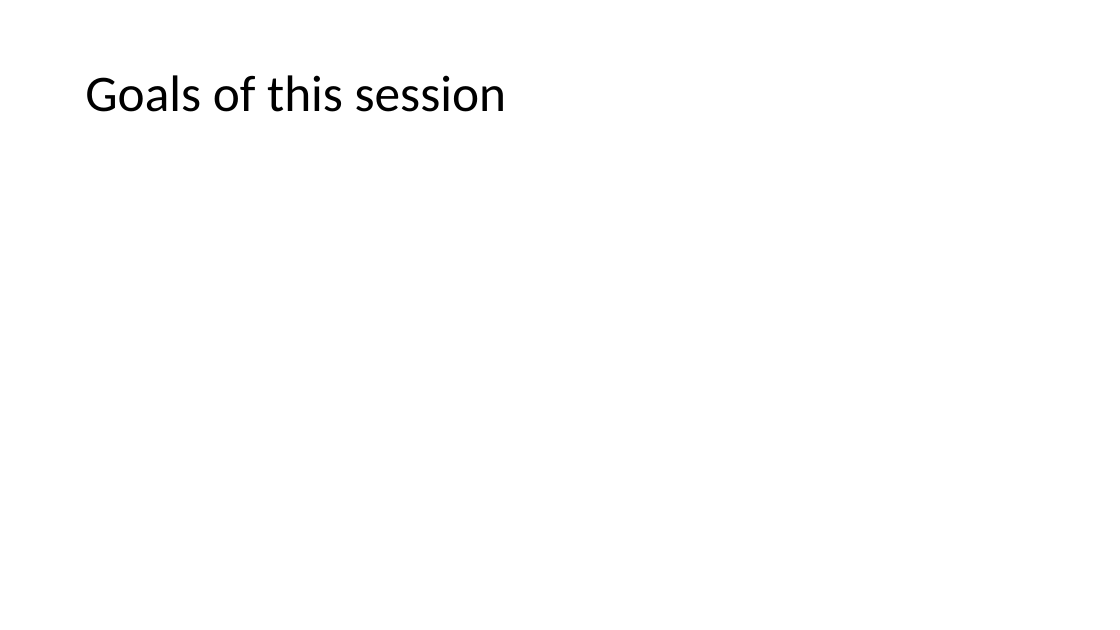
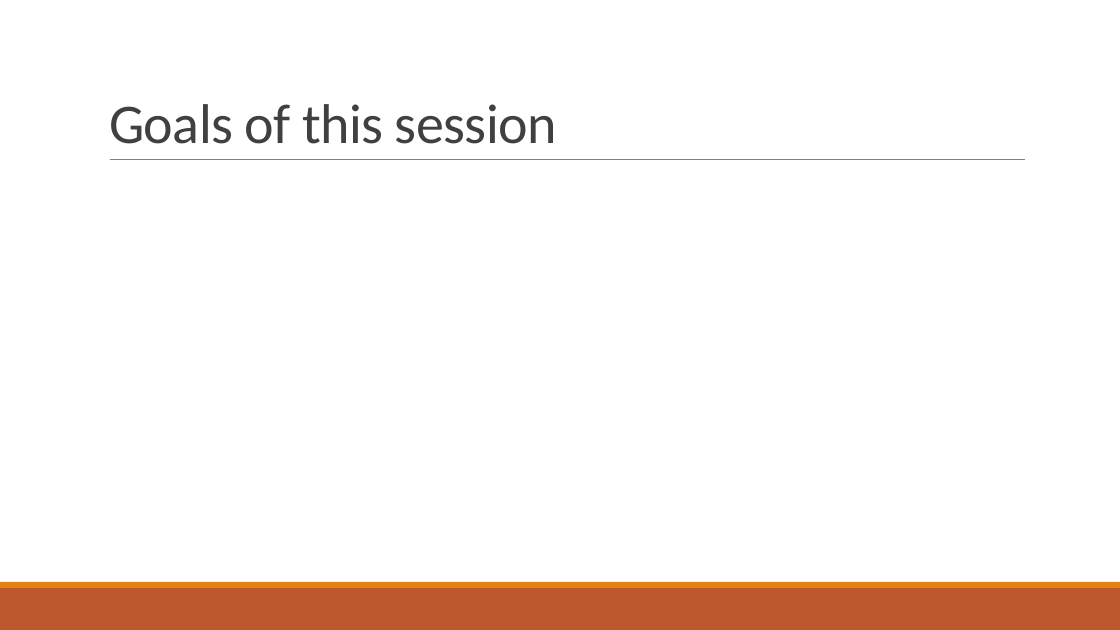
Before and after one commit to mjeaton/presentations, a slide deck: slide 4 of 2023/5 Skills You Must Master.pptx. Drawn at 1120x630 pixels with LibreOffice and Linux fonts; fonts in the diff are those of the drawing. Boxes give left, top, right and bottom in pixels: in the first picture for what was removed or moved away, otherwise in the second. Text is boxed around its words. In the diff, an @@ line names an element or a change of style, - is before the commit and + after.

Commit message:
basic style applied

```diff
--- a/2023/5 Skills You Must Master.pptx
+++ b/2023/5 Skills You Must Master.pptx
@@ title "Goals of this session": place and size @@
-title "Goals of this session" at [85, 75, 506, 112]
+title "Goals of this session" at [109, 104, 557, 144]
@@ title "Goals of this session" at [109, 104, 557, 144]: size 44 to 48 pt, text colour #000000 to #404040, letter spacing 0 to -0.5 pt; line spacing 0.9 to 0.85; vertical alignment middle to bottom @@
@@ line added from (110, 160) to (1026, 160), #808080 0.5 pt @@
@@ rectangle added at [0, 588, 1120, 630], fill #BD582C @@
@@ rectangle added at [0, 582, 1120, 588], fill #E48312 @@
```
Also in this commit, not shown: 11 other slides changed.
